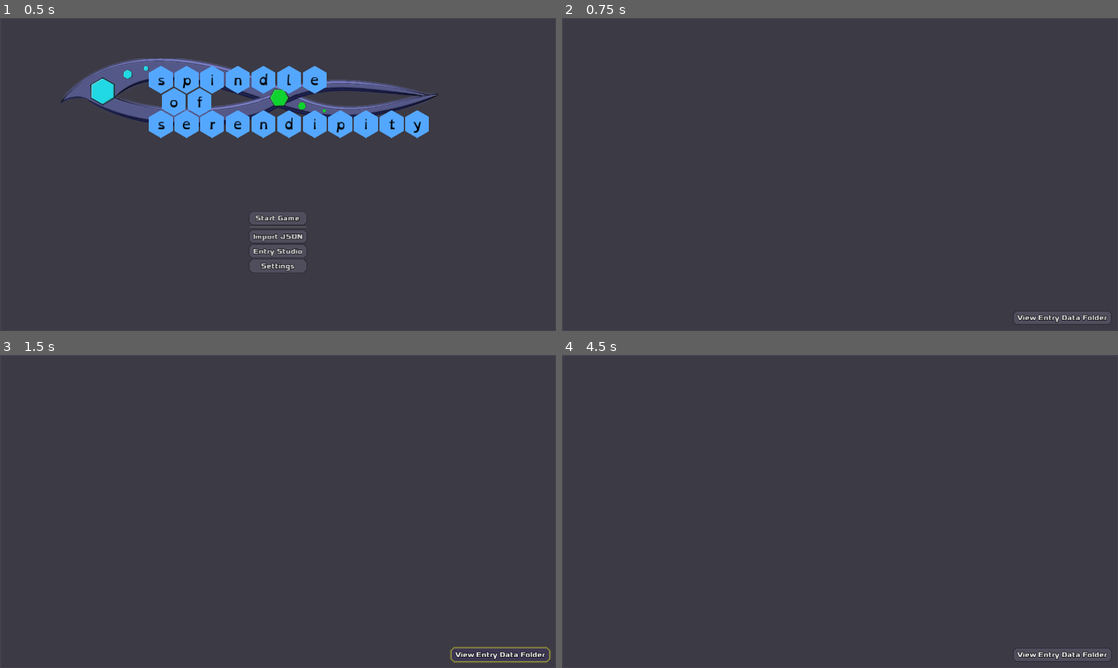
Above: before the commit, frames 1-4 (two rows, left to right).
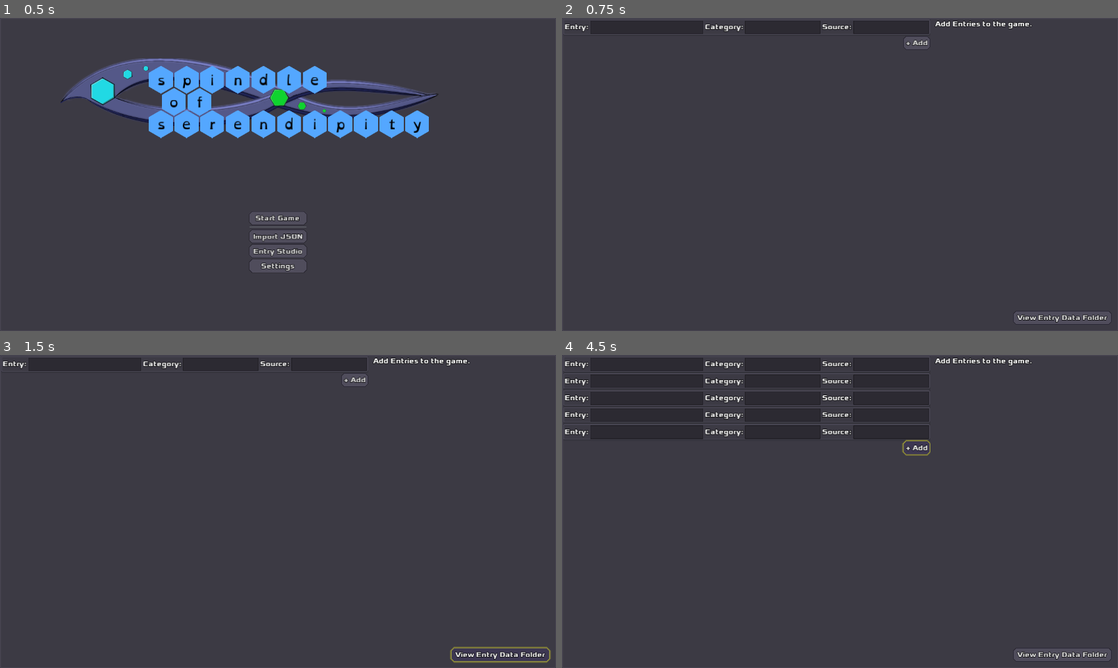
Above: after the commit, the same moments.

Repository: zacryol/spindle-of-serendipity
Game: Godot game, scene res://game/menus/MainMenu.tscn
Same seed, same stepped clock (60 frames per second), same inputs: the game is played once before the commit and once after it.
Inputs (mouse positions are in pixels of both pictures, inside the frame that each line leads up to):
- Up to frame 1 (0.5 s): no input
- Up to frame 2 (0.75 s): click "Entry Studio" at 0.5 s
- Up to frame 3 (1.5 s): click "View Entry Data Folder" at 1.25 s
- Up to frame 4 (4.5 s): click (917, 380) at 2 s, where only the run after the commit has a clickable "+ Add"; tap Enter at 2.75, 4.25 s; tap Backspace at 2.85, 4.35 s; tap Space at 3.5 s; hold A 3.53-4.28 s; tap Z at 3.6 s

Frame 1 is identical in both runs. In frame 2, 0.6% of the frame differs, in the area x 0-85%, y 0-9%; in frame 3, 0.6%; in frame 4, 2.2%, in the area x 0-85%, y 0-33%.

Commit message:
Items can be added to menu

Diff:
--- a/godot/game/menus/EntryStudio.gd
+++ b/godot/game/menus/EntryStudio.gd
@@ -2,9 +2,22 @@
 
 var single := preload("res://game/menus/ESSingle.tscn")
 
+onready var vbox: VBoxContainer = $PanelContainer/HSplitContainer/ScrollContainer/VBoxContainer
+onready var add_button: Button = $PanelContainer/HSplitContainer/ScrollContainer/VBoxContainer/AddButton
+
 func _ready():
-	pass
+	add_item()
+
+
+func add_item():
+	var s := single.instance()
+	vbox.add_child(s)
+	vbox.move_child(add_button, vbox.get_child_count() - 1)
 
 
 func _on_FolderButton_pressed():
 	OS.shell_open(OS.get_user_data_dir() + "/entries")
+
+
+func _on_AddButton_pressed():
+	add_item()
--- a/godot/game/menus/EntryStudio.tscn
+++ b/godot/game/menus/EntryStudio.tscn
@@ -15,18 +15,62 @@
 [node name="PanelContainer" type="PanelContainer" parent="."]
 anchor_right = 1.0
 anchor_bottom = 1.0
+__meta__ = {
+"_edit_use_anchors_": false
+}
 
-[node name="FolderButton" type="Button" parent="."]
+[node name="HSplitContainer" type="HSplitContainer" parent="PanelContainer"]
+margin_left = 3.0
+margin_top = 3.0
+margin_right = 1278.0
+margin_bottom = 718.0
+dragger_visibility = 1
+
+[node name="ScrollContainer" type="ScrollContainer" parent="PanelContainer/HSplitContainer"]
+margin_right = 844.0
+margin_bottom = 715.0
+size_flags_horizontal = 3
+size_flags_stretch_ratio = 2.0
+
+[node name="VBoxContainer" type="VBoxContainer" parent="PanelContainer/HSplitContainer/ScrollContainer"]
+margin_right = 844.0
+margin_bottom = 715.0
+size_flags_horizontal = 3
+size_flags_vertical = 3
+
+[node name="AddButton" type="Button" parent="PanelContainer/HSplitContainer/ScrollContainer/VBoxContainer"]
+margin_left = 778.0
+margin_right = 844.0
+margin_bottom = 31.0
+size_flags_horizontal = 8
+text = "+ Add"
+
+[node name="Control" type="Control" parent="PanelContainer/HSplitContainer"]
+margin_left = 856.0
+margin_right = 1275.0
+margin_bottom = 715.0
+size_flags_horizontal = 3
+
+[node name="FolderButton" type="Button" parent="PanelContainer/HSplitContainer/Control"]
 anchor_left = 1.0
 anchor_top = 1.0
 anchor_right = 1.0
 anchor_bottom = 1.0
-margin_left = -241.0
-margin_top = -45.9999
-margin_right = -15.0
-margin_bottom = -14.9999
+margin_left = -239.0
+margin_top = -43.9999
+margin_right = -13.0
+margin_bottom = -12.9999
 text = "View Entry Data Folder"
 __meta__ = {
 "_edit_use_anchors_": false
 }
-[connection signal="pressed" from="FolderButton" to="." method="_on_FolderButton_pressed"]
+
+[node name="Label" type="Label" parent="PanelContainer/HSplitContainer/Control"]
+anchor_right = 1.0
+margin_bottom = 21.0
+text = "Add Entries to the game."
+__meta__ = {
+"_edit_use_anchors_": false
+}
+[connection signal="pressed" from="PanelContainer/HSplitContainer/ScrollContainer/VBoxContainer/AddButton" to="." method="_on_AddButton_pressed"]
+[connection signal="pressed" from="PanelContainer/HSplitContainer/Control/FolderButton" to="." method="_on_FolderButton_pressed"]
